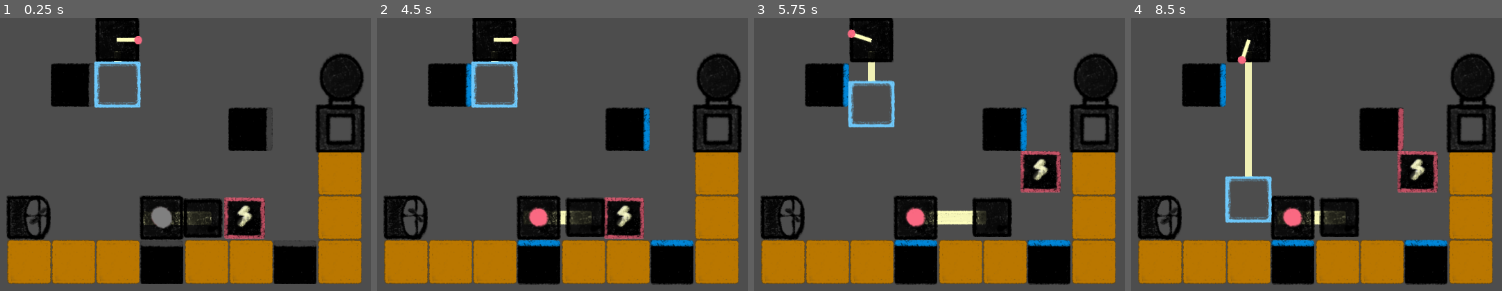
Above: before the commit, frames 1-4 (left to right).
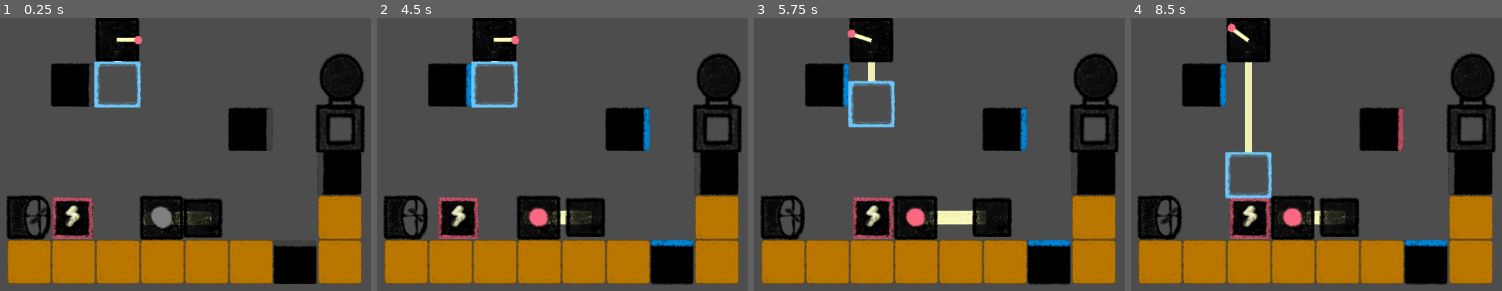
Above: after the commit, the same moments.

Repository: boxgramer/puzzle1
Game: Godot game, scene res://scene/environment.tscn
Two runs of this game, one before a commit and one after it. Both use one fixed random seed, a clock stepped at 60 frames per second and the inputs below.
Inputs (mouse positions are in pixels of both pictures, inside the frame that each line leads up to):
- Up to frame 1 (0.25 s): no input
- Up to frame 2 (4.5 s): tap Enter at 0.5, 2, 3.5 s; move the mouse to (451, 83) at 0.52 s; click (451, 83) at 0.67 s; tap Space at 1.25, 2.75 s; move the mouse to (540, 260) at 1.27 s; click (540, 260) at 1.42 s; move the mouse to (670, 260) at 2.02 s; click (670, 260) at 2.17 s; move the mouse to (629, 129) at 2.77 s; click (629, 129) at 2.92 s; move the mouse to (406, 217) at 3.52 s; click (406, 217) at 3.67 s; move the mouse to (540, 217) at 4.27 s; click (540, 217) at 4.42 s
- Up to frame 3 (5.75 s): move the mouse to (872, 39) at 5.02 s; click (872, 39) at 5.17 s
- Up to frame 4 (8.5 s): move the mouse to (1372, 129) at 5.77 s; click (1372, 129) at 5.92 s; move the mouse to (outside the picture) at 6.52 s; click (outside the picture) at 6.67 s; move the mouse to (1331, 263) at 7.27 s; click (1331, 263) at 7.42 s; move the mouse to (outside the picture) at 8.02 s; click (outside the picture) at 8.17 s

The runs differ from the first frame. In frame 1, 7.1% of the frame differs, in the area x 14-98%, y 49-98%; in frame 2, 7.0%; in frame 3, 7.1%; in frame 4, 8.5%, in the area x 25-98%, y 1-98%.

Commit message:
fix environment

Diff:
--- a/scene/environment.tscn
+++ b/scene/environment.tscn
@@ -20,7 +20,7 @@
 position = Vector2(224, 352)
 
 [node name="iron10" parent="." instance=ExtResource("1_gybgm")]
-position = Vector2(544, 224)
+position = Vector2(288, 352)
 
 [node name="iron4" parent="." instance=ExtResource("1_gybgm")]
 position = Vector2(352, 352)
@@ -40,9 +40,9 @@
 length = 400.0
 
 [node name="magnet2" parent="." instance=ExtResource("1_p8ves")]
-position = Vector2(288, 352)
-dir = 0
-length = 40.0
+position = Vector2(544, 224)
+dir = 2
+length = 300.0
 
 [node name="magnet3" parent="." instance=ExtResource("1_p8ves")]
 position = Vector2(480, 352)
@@ -55,7 +55,7 @@
 length = 80.245
 
 [node name="character" parent="." instance=ExtResource("2_jljin")]
-position = Vector2(408, 288)
+position = Vector2(160, 288)
 
 [node name="lamp" parent="." instance=ExtResource("3_a2p8w")]
 z_index = 4
